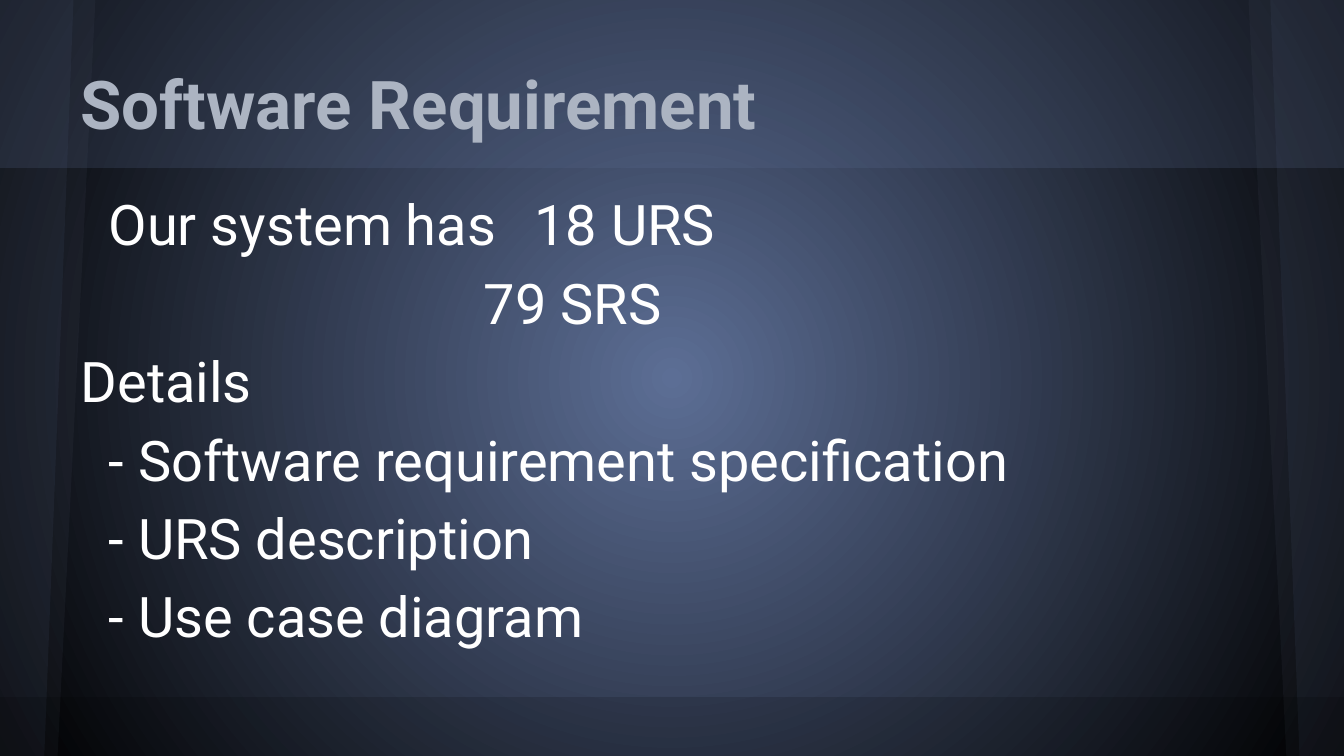
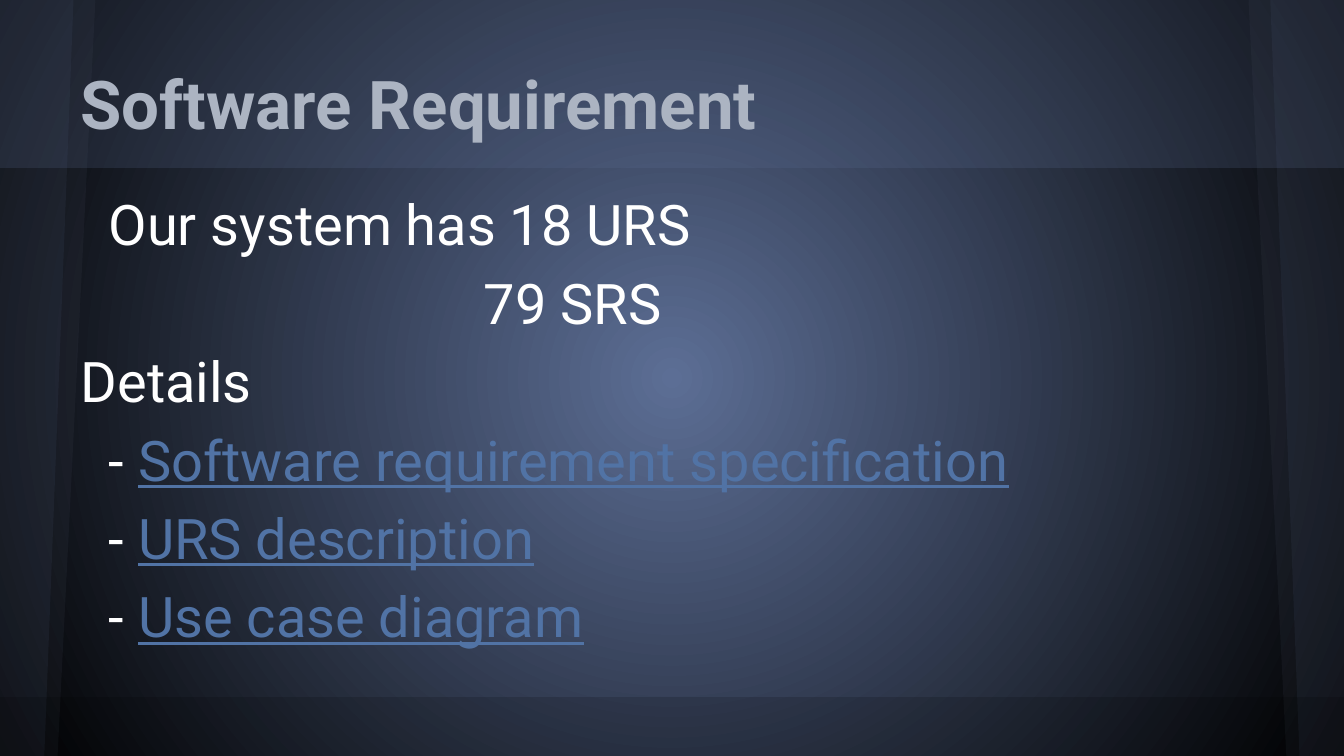
Before and after one commit to worrasete/SE-PROJECT, a slide deck: slide 2 of Presentation.pptx. Drawn at 1344x756 pixels with LibreOffice and Linux fonts; fonts in the diff are those of the drawing. Boxes give left, top, right and bottom in pixels: in the first picture for what was removed or moved away, otherwise in the second. Text is boxed around its words. In the diff, an @@ line names an element or a change of style, - is before the commit and + after.

```diff
--- a/Presentation.pptx
+++ b/Presentation.pptx
@@ text at box(138, 422, 1008, 649): text colour #FFFFFF to #5173A5, underline on in "Software requirement specification", "URS description", "Use case diagram" @@
```
Also in this commit, not shown: 5 other slides changed, 3 other files.
